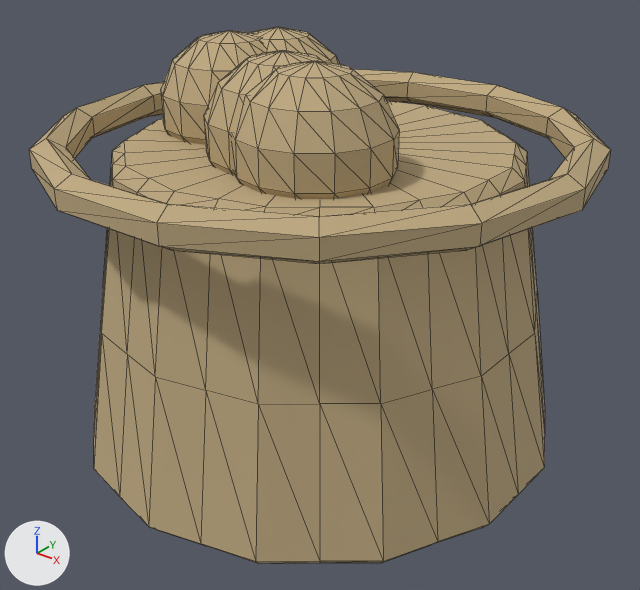
A saved change to the glTF model assets/models/p_basket.glb.
Rendered twice from a 50 mm camera at (0.497, -0.621, 0.528) aimed at (0.013, -0.016, 0.153). The lights are fixed; the arrows at lower left show +X, +Y and +Z. The first picture is the older version. Mesh edges are drawn as thin lines. Vertices at exactly the same position are counted once.

In view in the first picture: 'basket'.
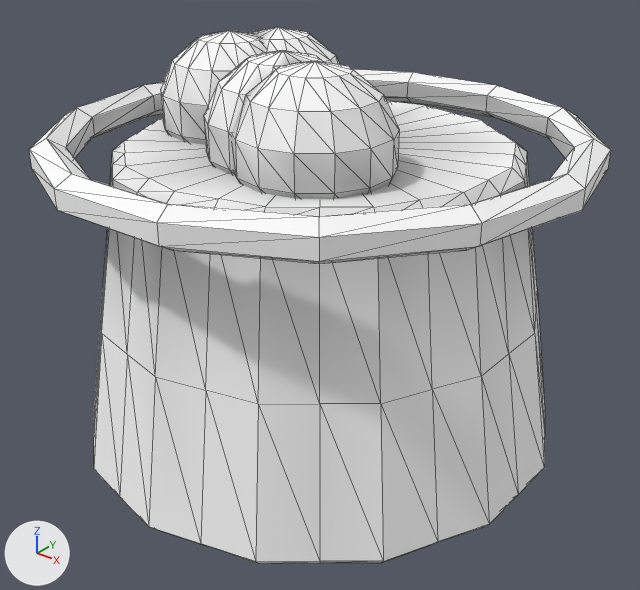
Where the change shows, as pixel boxes (x1, y1, x2, y2) in the pictures (640 x 590 px):
'basket', recoloured, surface changed (lighter)
    both: (29, 27, 611, 564)
part 1 of me_cone, recoloured (lighter)
    both: (46, 27, 594, 562)

Edits to the bpy script that builds the scene:
```text
Change mat_basket:
    remove n2 = _N.new('ShaderNodeMix'); n2.name = 'Mix'
    remove n2.data_type = 'RGBA'
    remove n2.blend_type = 'MULTIPLY'
    remove n2.inputs[0].default_value = 1.0  # 'Factor'
    remove n2.inputs[7].default_value = (0.52, 0.4, 0.22, 1.0)  # 'B', beige #bfaa81
    where n0 = _N.new('ShaderNodeBsdfPrincipled'); n0.name = 'Principled BSDF'
    where n3 = _N.new('ShaderNodeVertexColor'); n3.name = 'Color Attribute'
    remove _L.new(n2.outputs[2], n0.inputs[0])  # 'Result' to 'Base Color'
    remove _L.new(n3.outputs[0], n2.inputs[6])  # 'Color' to 'A'
    add _L.new(n3.outputs[0], n0.inputs[0])  # 'Color' to 'Base Color'
Change me_cone:
    where me_cone.from_pydata(...)  # 570 vertices, 1120 faces; spans x -0.255..0.255, y -0.249..0.249, z -0.001..0.39
    used by ob_basket; location = (0.0, 0.0, 0.0)
    me_cone part 1: 891 kept faces spanning x -0.255..0.255, y -0.249..0.249, z 0.009..0.39 get new vertex colours
```
